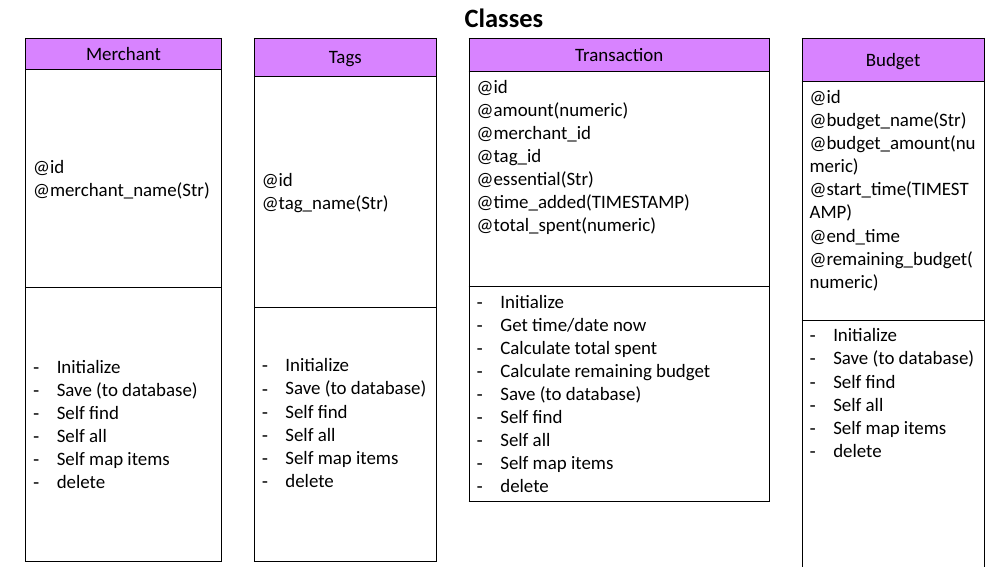
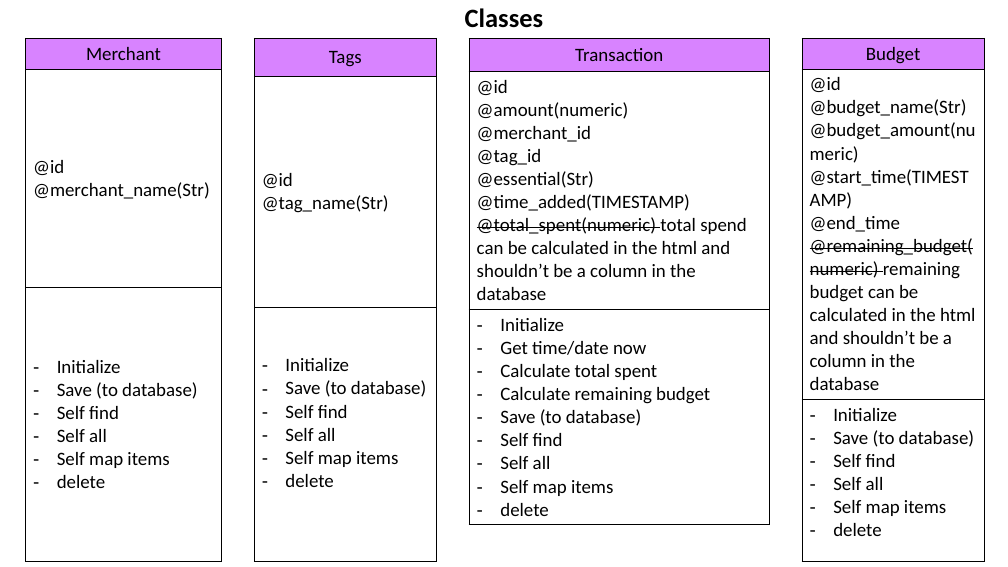
Before and after one commit to catf62/Budgee, a slide deck: slide 11 of Plans_Project_Management/Budget_App_Plan_08Nov2018.pptx. Drawn at 1008x567 pixels with LibreOffice and Linux fonts; fonts in the diff are those of the drawing. Boxes give left, top, right and bottom in pixels: in the first picture for what was removed or moved away, otherwise in the second. Text is boxed around its words. In the diff, an @@ line names an element or a change of style, - is before the commit and + after.

Commit message:
update function added and tested in transaction class

```diff
--- a/Plans_Project_Management/Budget_App_Plan_08Nov2018.pptx
+++ b/Plans_Project_Management/Budget_App_Plan_08Nov2018.pptx
@@ table at box(470, 39, 770, 520) @@
-row 2, column 1: @id / @amount(numeric) / @merchant_id / @tag_id / @essential(Str) / @time_added(TIMESTAMP) / @total_spent(numeric)
+row 2, column 1: @id / @amount(numeric) / @merchant_id / @tag_id / @essential(Str) / @time_added(TIMESTAMP) / @total_spent(numeric) total spend can be calculated in the html and shouldn’t be a column in the database
@@ table at box(802, 39, 985, 556) @@
-row 2, column 1: @id / @budget_name(Str) / @budget_amount(numeric) / @start_time(TIMESTAMP) / @end_time / @remaining_budget(numeric)
+row 2, column 1: @id / @budget_name(Str) / @budget_amount(numeric) / @start_time(TIMESTAMP) / @end_time / @remaining_budget(numeric) remaining budget can be calculated in the html and shouldn’t be a column in the database
```
Also in this commit, not shown: 1 other slide changed, 3 other files.
